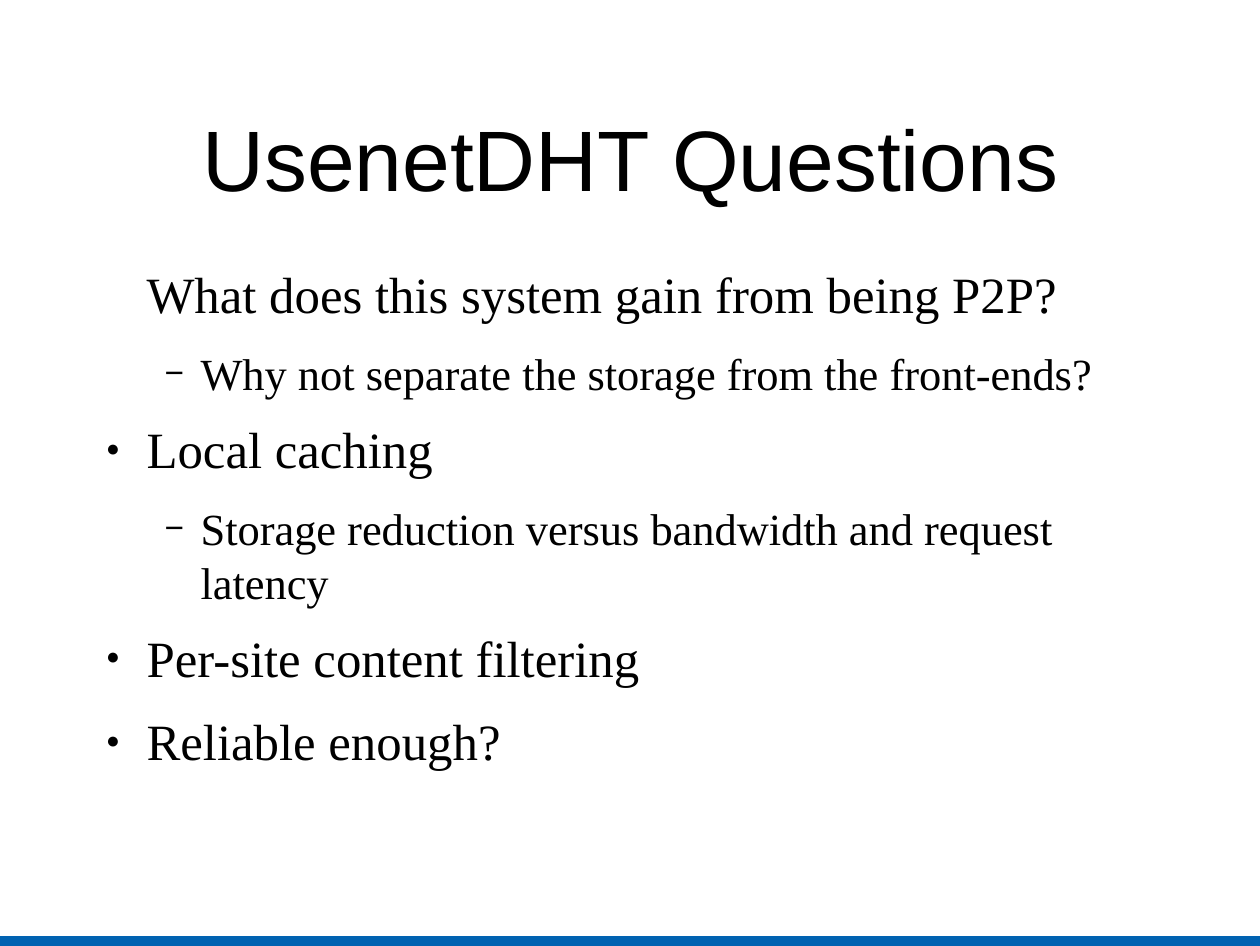
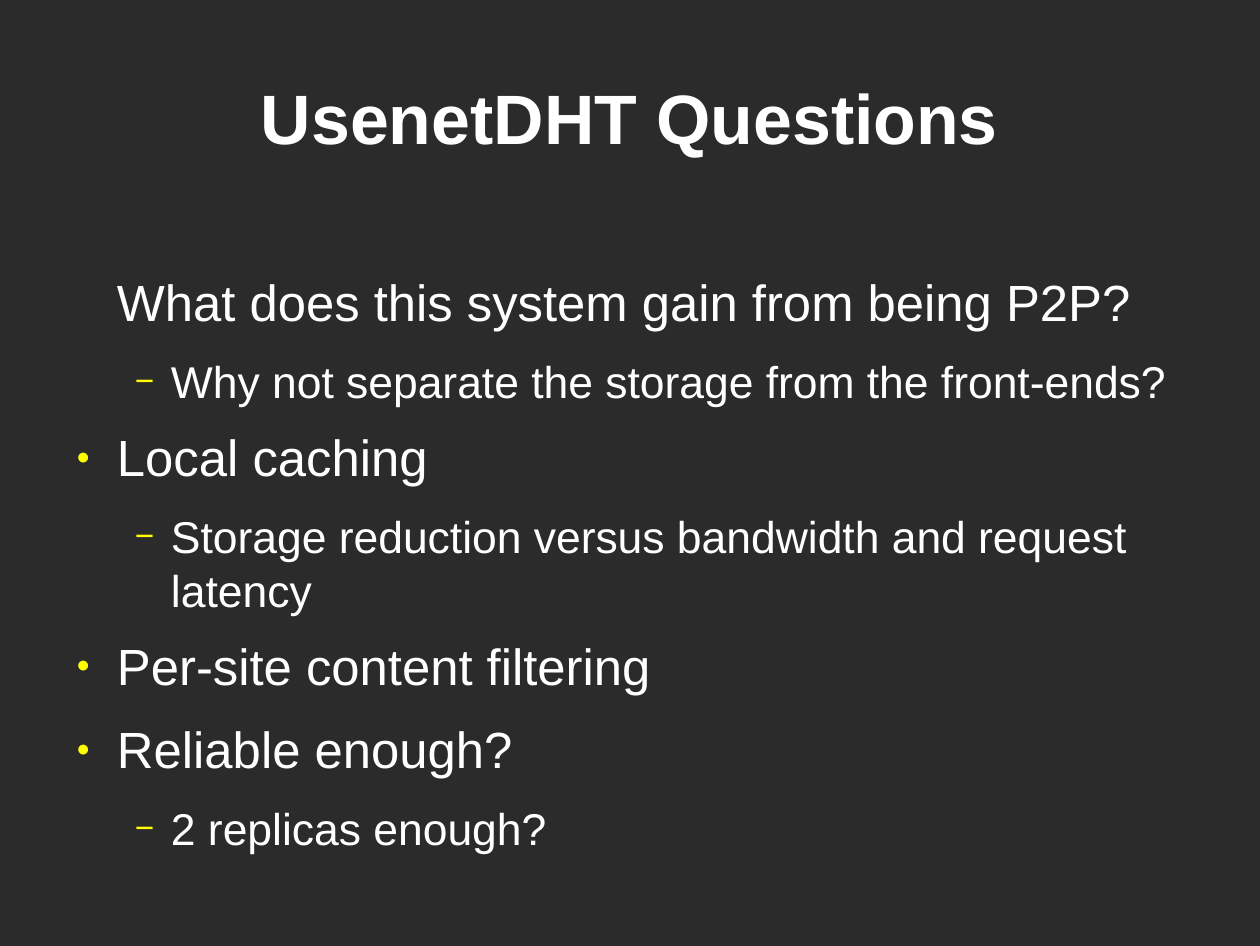
Before and after one commit to cs525-koala/documents, a slide deck: slide 36 of p2p/usenet_and_past.odp (slide 11 before the commit). Drawn at 1260x946 pixels with LibreOffice and Linux fonts; fonts in the diff are those of the drawing; background and template pictures are left out; a plain dark background stands for a picture behind light text. Boxes give left, top, right and bottom in pixels: in the first picture for what was removed or moved away, otherwise in the second. Text is boxed around its words. In the diff, an @@ line names an element or a change of style, - is before the commit and + after.

```diff
--- a/p2p/usenet_and_past.odp
+++ b/p2p/usenet_and_past.odp
@@ background #FFFFFF to picture (left out) @@
@@ title "UsenetDHT Questions": place and size @@
-title "UsenetDHT Questions" at (202, 129, 1058, 207)
+title "UsenetDHT Questions" at (261, 93, 997, 157)
@@ title "UsenetDHT Questions" at (261, 93, 997, 157): size 54 to 44 pt, text colour #000000 to #FFFFFF, bold on @@
@@ text "What does this system gain ...": place and size @@
-text "What does this system gain ..." at (147, 277, 1092, 770)
+text "What does this system gain ..." at (117, 284, 1166, 854)
@@ text at (117, 284, 1166, 779): font Times New Roman to Arial, text colour #000000 to #FFFFFF; bullet colour #000000 to #FFFF00 @@
@@ text at (171, 812, 546, 854): paragraph added @@
+  − 2 replicas enough?
@@ rectangle removed at (0, 935, 1260, 946) @@
```
Also in this commit, not shown: 30 other slides changed, 5 slides added, 4 slides removed.
